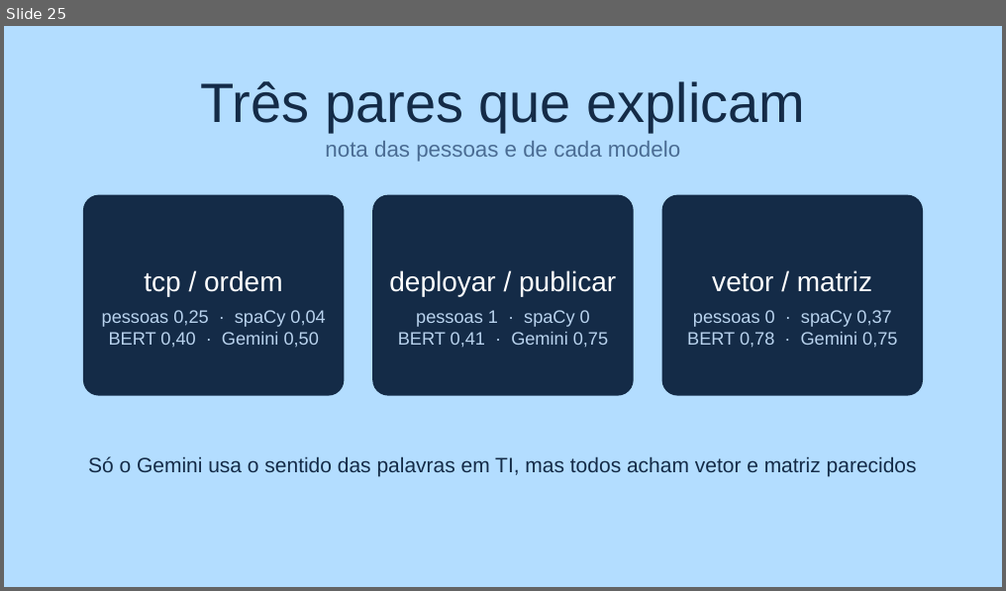
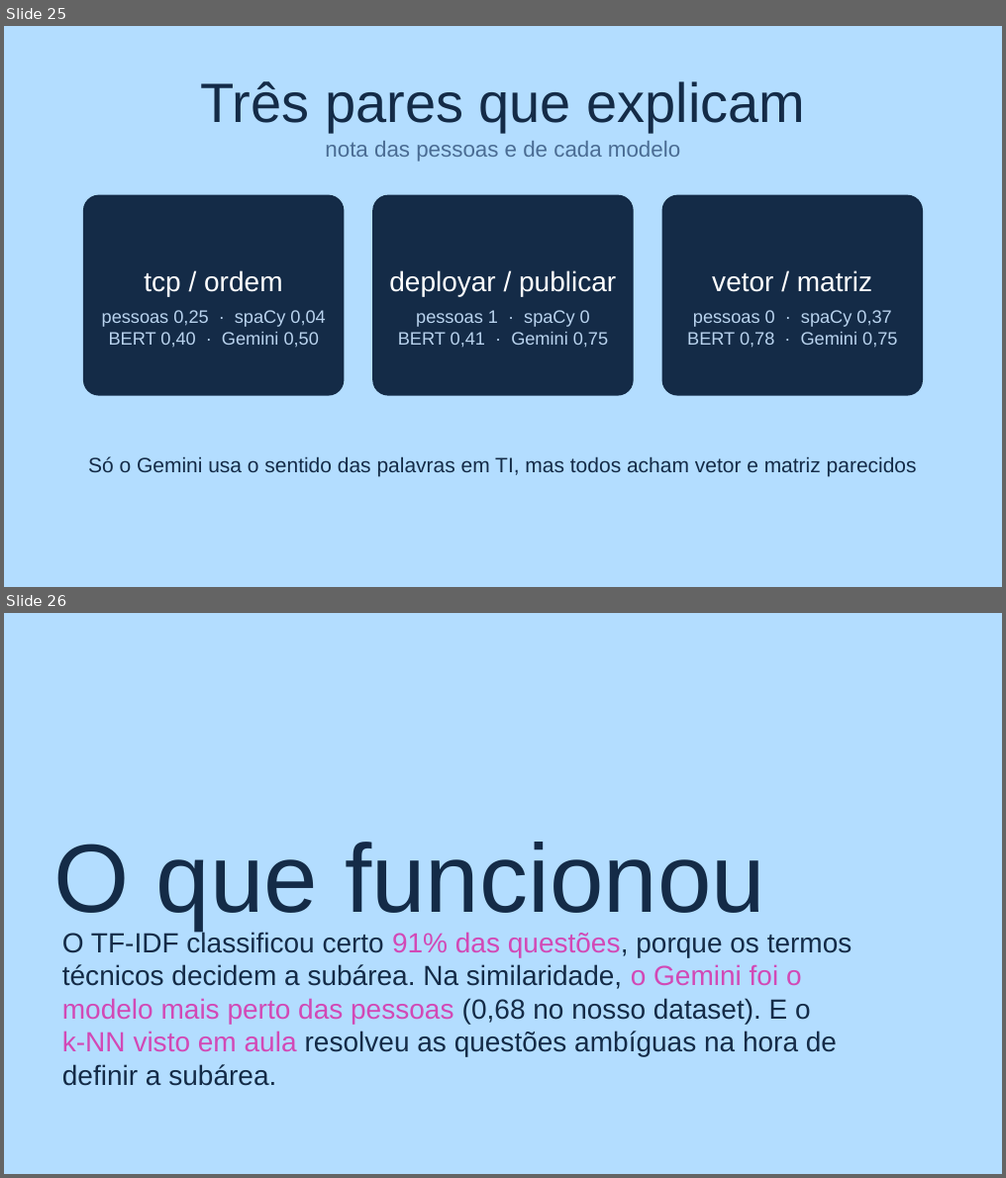
Before and after one commit to barbaradasilvadapper/T1-PLN, a slide deck: entregaveis/Trabalho1_PLN.pptx. Shown one above the other, each under a label of ours: slide 25 before the commit, slides 25 and 26 after it. The pictures are 1006x591 and 1006x1178 pixels, drawn with LibreOffice and Linux fonts; fonts in the diff are those of the drawing. Boxes give left, top, right and bottom in pixels: in the first picture for what was removed or moved away, otherwise in the second. Text is boxed around its words. In the diff, an @@ line names an element or a change of style, - is before the commit and + after.

```diff
--- a/entregaveis/Trabalho1_PLN.pptx
+++ b/entregaveis/Trabalho1_PLN.pptx
@@ slide 26 added at [4,613,1002,1174], background #B3DDFF @@
@@ text added at [54,842,765,930], 70 pt, text #142B47 @@
+O que funcionou
@@ text added at [62,931,852,1086], 20 pt, text #142B47 @@
+O TF-IDF classificou certo 91% das questões, porque os termos técnicos decidem a subárea. Na similaridade, o Gemini foi o modelo mais perto das pessoas (0,68 no nosso dataset). E o k‑NN visto em aula resolveu as questões ambíguas na hora de definir a subárea.
```
Also in this commit, not shown: 16 slides changed, 2 other slides added, 3 slides removed, 3 other files.
